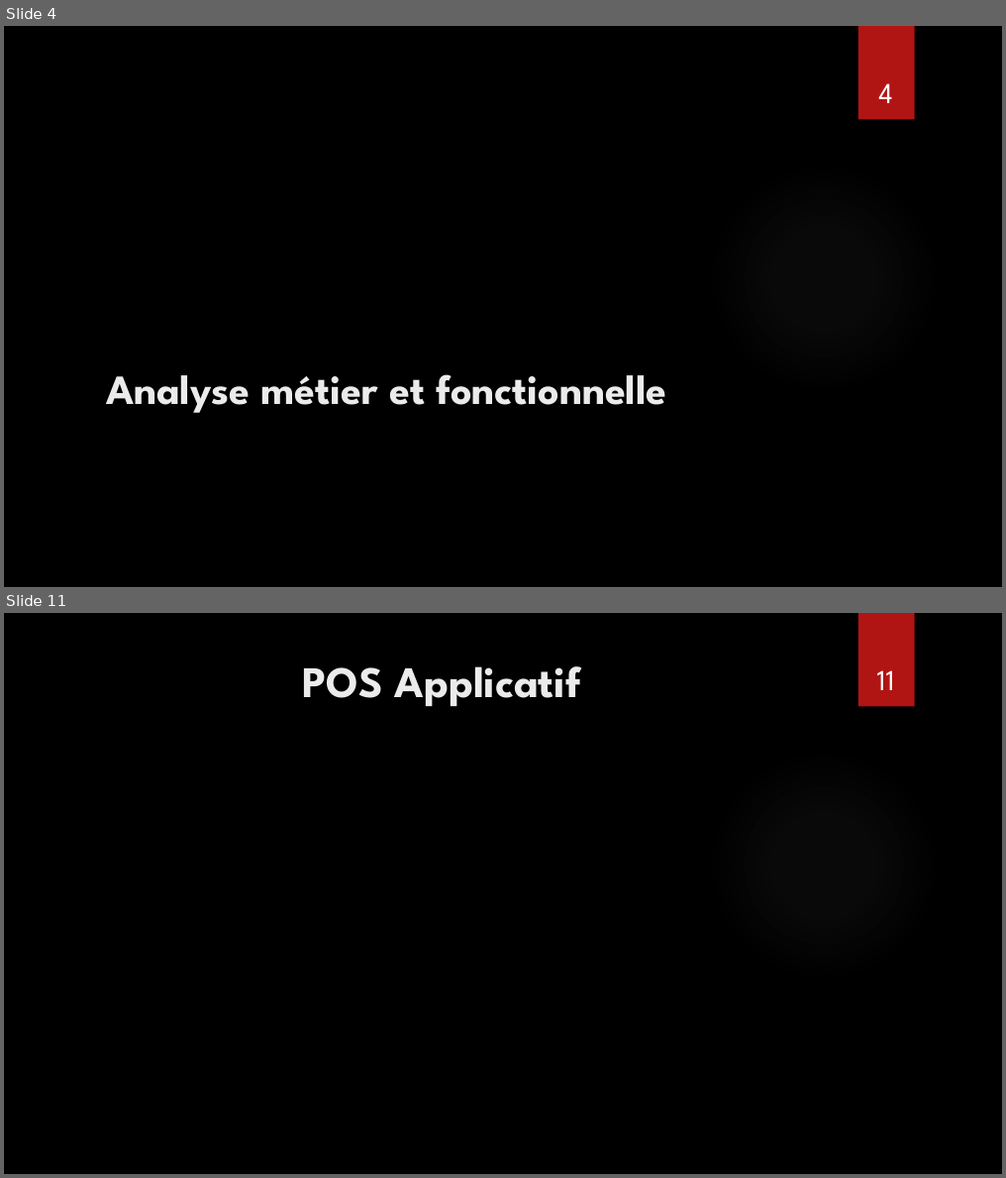
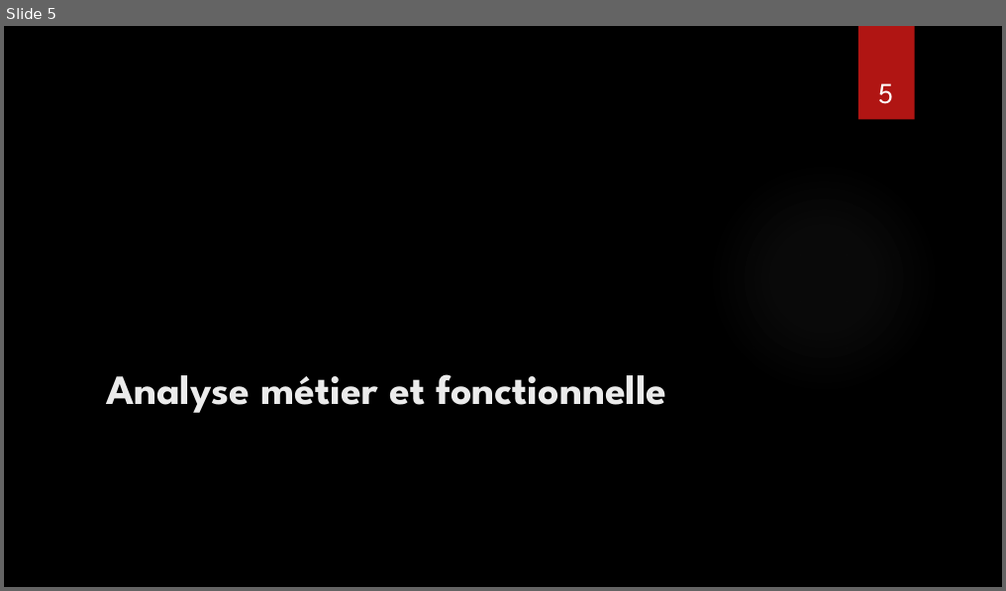
Before and after one commit to CNAM-MPIR/210_Project, a slide deck: Project/MPI_NPE_Presentation NFE210.pptx. Shown one above the other, each under a label of ours: slides 4 and 11 before the commit, slide 5 after it; the slides between them are not shown. The pictures are 1006x1178 and 1006x591 pixels, drawn with LibreOffice and Linux fonts; fonts in the diff are those of the drawing; background and template pictures are left out. Boxes give left, top, right and bottom in pixels: in the first picture for what was removed or moved away, otherwise in the second. Text is boxed around its words. In the diff, an @@ line names an element or a change of style, - is before the commit and + after.

```diff
--- a/Project/MPI_NPE_Presentation NFE210.pptx
+++ b/Project/MPI_NPE_Presentation NFE210.pptx
@@ slide 11 removed at bbox=[4, 613, 1002, 1174], background picture (left out); not listed: 2 template elements that a slide beside it also shows @@
@@ title removed at bbox=[302, 666, 580, 706] @@
-POS Applicatif
@@ page number removed at bbox=[877, 670, 895, 690] @@
-11
@@ what was slide 4 is now slide 5 @@
@@ page number at bbox=[878, 83, 893, 104]: text changed @@
-4
+5
```
Also in this commit, not shown: 7 slides changed, 10 slides added, 3 other slides removed, 2 other files.
